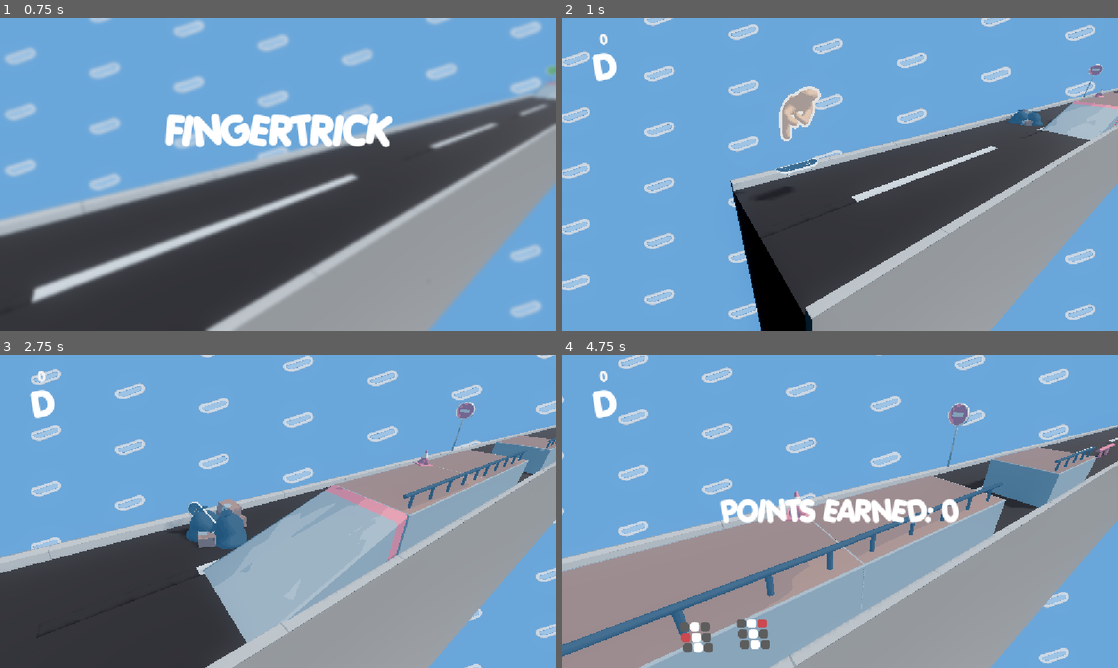
Above: before the commit, frames 1-4 (two rows, left to right).
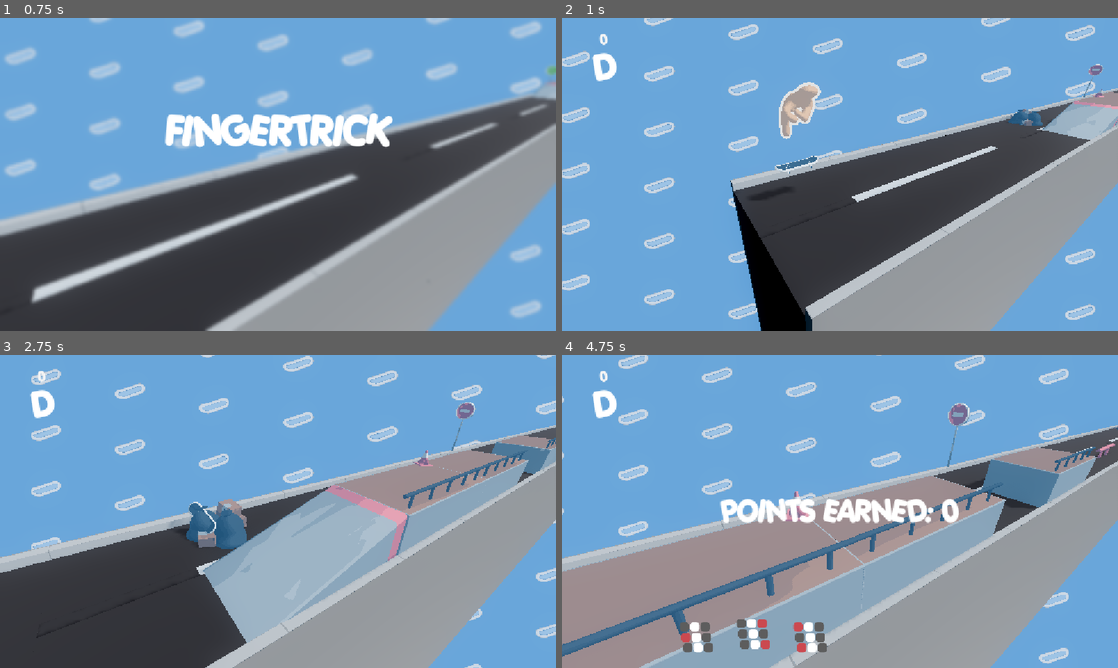
Above: after the commit, the same moments.

Repository: SlyZ1/ludum60
Game: Godot game, scene res://scenes/title.tscn
The game is run twice, just before and just after one commit, with the same random seed, the same clock (stepped at 60 frames per second) and the same inputs. The engine's default icon, where the game draws it, is replaced by a stand-in: a white triangle on a blue panel in a dark square.
Inputs:
- Up to frame 1 (0.75 s): hold F (F) from 0.53 s (still down)
- Up to frame 2 (1 s): keep holding F (F); tap H (H) at 0.8 s
- Up to frame 3 (2.75 s): release F (F) at 1.28 s; tap H (H) at 1.35, 2.3 s; tap F (F) at 1.55 s; hold N (B) from 2.03 s (still down)
- Up to frame 4 (4.75 s): release N (B) at 2.78 s; tap F (F) at 2.85, 4.55 s; hold H (H) 3.53-4.28 s; tap R (R) at 4.35 s

Frame 1 is identical in both runs. In frame 2, 0.7% of the frame differs, in the area x 38-47%, y 20-51%; in frame 3, less than 0.1%; in frame 4, 0.5%.

Commit message:
temporary commit

Diff:
--- a/scenes/skate_prototype.tscn
+++ b/scenes/skate_prototype.tscn
@@ -180,7 +180,7 @@
 
 [node name="Skate" parent="." unique_id=1567484574 instance=ExtResource("4_wc5y2")]
 transform = Transform3D(-3.059797e-08, 0, 0.7, 0, 0.7, 0, -0.7, 0, -3.059797e-08, 0, 3.16, 0)
-gravity = 30.0
+gravity = 10.0
 outline_appear_curve = null
 outline_disappear_curve = null
 
--- a/scripts/map_loader.gd
+++ b/scripts/map_loader.gd
@@ -185,7 +185,7 @@
 
 var la_jaajiniere := 0
 func _on_new_quest_timeout() -> void:
-	_current_quest = quests[la_jaajiniere]
+	_current_quest = quests.pick_random()
 	print(_current_quest.reward)
 	for i in range(len(_current_quest.steps)):
 		var input : String = TrickManager._tricks.get_node(_current_quest.steps[i]).input
--- a/scripts/skate_orientation.gd
+++ b/scripts/skate_orientation.gd
@@ -101,7 +101,7 @@
 	velocity_front = 0
 
 func _integrate(dt: float) -> void:
-	var acc: float = -80 * dt
+	var acc: float = -60 * dt
 	if not grounded_back: velocity_back += acc
 	if not grounded_front: velocity_front += acc
 
Binary file added: Minia.png
Not shown, added: Minia.png.import
Not shown, changed: export_presets.cfg
Not shown, changed: html_build/index.html
Not shown, changed: ludum60.pck
